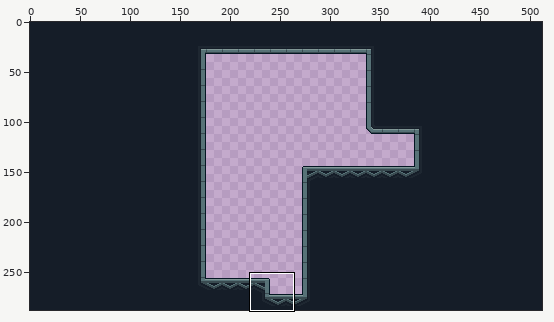
Sprite sheet: assets/maps/51/terrain.png. The first picture is a wide view before the edit; the outline marks the close-up.
Close-up. First the earlier version:
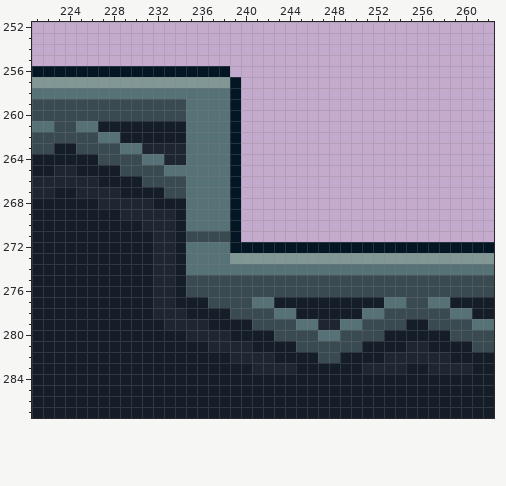
The file is 512x288 pixels. Shown: x 221..262, y 252..287.
Now the later version:
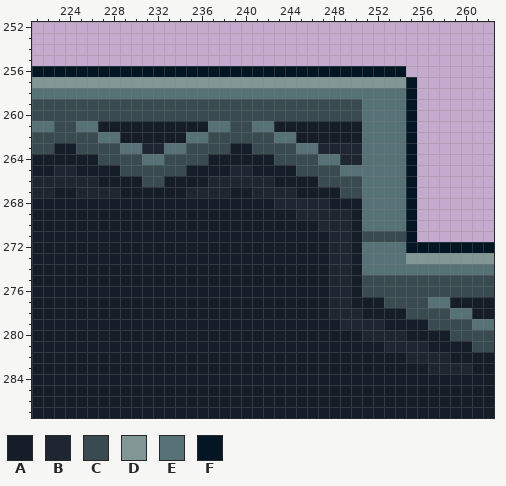
Palette (. is transparent): A #151d28  B #1e2731  C #394a50  D #819796  E #577277  F #041623
Edits made:
Changed rows in their new state; - is an unchanged pixel.
first column x 227:
256 ------------FFFFFFFFFFFFFFFF-
257 ------------DDDDDDDDDDDDDDDDF
258 ------------EEEEEEEEEEEEEEEEF
259 --------CCCCCCCCCCCCCCCCEEEEF
260 --------CCCCCCCCCCCCCCCCEEEEF
261 --------AA--CCEEAAAAAAAAEEEEF
262 ----------CCCCCCEEAAAAAAEEEEF
263 ------EECCCCAACCCCEEBBBBEEEEF
264 ------CCCCAAAAAACCCCEEBBEEEEF
265 ------CCAAAABBAAAACCCCEEEEEEF
266 ------AAAABBBBBBAAAACCCCEEEEF
267 ------AABBBBAABBBBAAAACCEEEEF
268 AAAAA---AAAAAAAABBBBBAAAEEEEF
269 --AAAAA-AAAAAAAAAABBBBBAEEEEF
270 ----AAA-AAAAAAAAAAAABBBAEEEEF
271 -----AA-AAAAAAAAAAAAABBACCCCF
272 -----AA-AAAAAAAAAAAAABBAEEEE-
273 -----AA-AAAAAAAAAAAAABBAEEEE-
274 -----AA-AAAAAAAAAAAAABBA-----
275 -----AA-AAAAAAAAAAAAABBA-----
276 -----AA-AAAAAAAAAAAAABBA-----
277 -----AA---AAAAAA-----BB---CC-
278 -----AAA----AAAAAA---BBBAAAA-
279 ------AAAA----AAAAAAAABBBBAA-
280 --------AAAA----AAAAAAAABBBB-
281 ----------AAAA----AAAAAA--BB-
282 ------------AAAA----AA----AA-
283 --------------AAAA------AAAA-
Boxes around the changes in both close-ups, in picture pixels (x1, y1, x2, y2):
changed: (98, 66, 417, 374)
